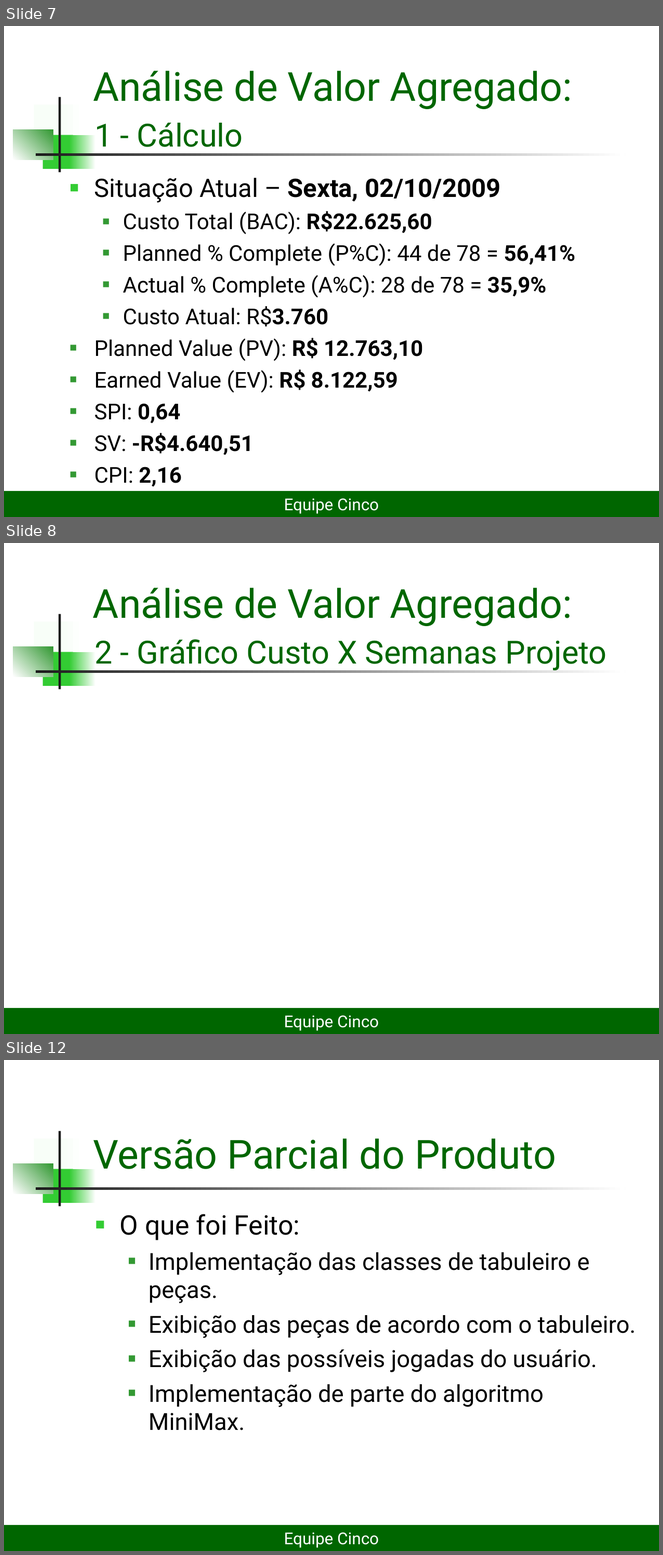
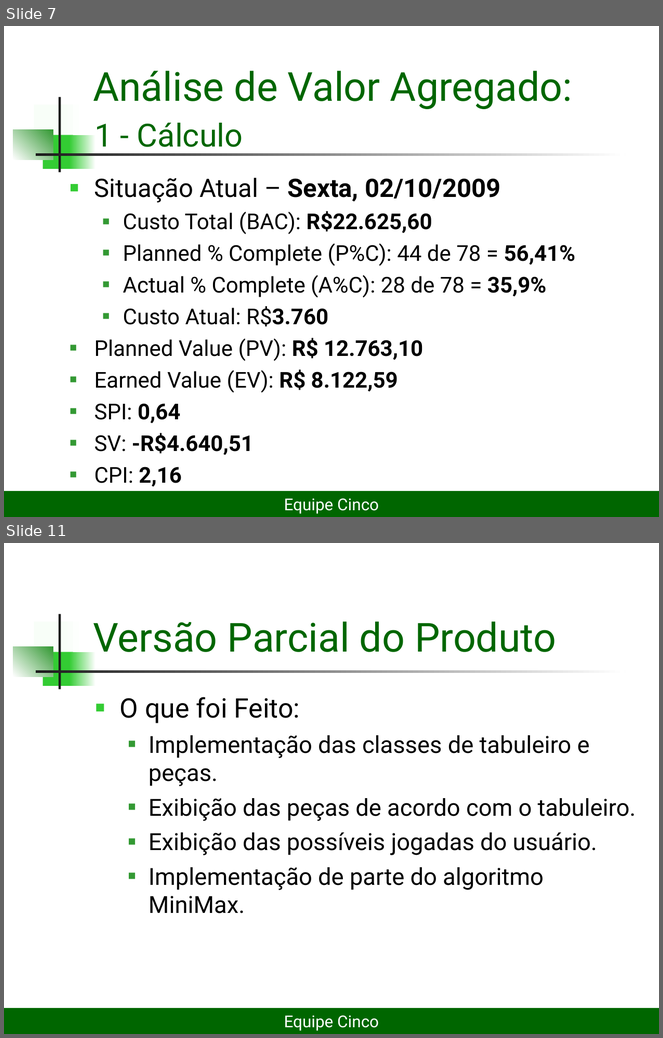
Before and after one commit to lDarthKill/xadrez-es2-compuff, a slide deck: Documentos/Projeto Xadrez2seminário.ppt. Shown one above the other, each under a label of ours: slides 7, 8 and 12 before the commit, slides 7 and 11 after it; the slides between them are not shown. The pictures are 663x1555 and 663x1038 pixels, drawn with LibreOffice and Linux fonts; fonts in the diff are those of the drawing. Boxes give left, top, right and bottom in pixels: in the first picture for what was removed or moved away, otherwise in the second. Text is boxed around its words. In the diff, an @@ line names an element or a change of style, - is before the commit and + after.

```diff
--- a/Documentos/Projeto Xadrez2seminário.ppt
+++ b/Documentos/Projeto Xadrez2seminário.ppt
@@ slide 8 removed at [4, 543, 659, 1034], background #FFFFFF; not listed: 7 template elements that a slide beside it also shows @@
@@ text removed at [93, 588, 573, 626] @@
-Análise de Valor Agregado:
@@ text removed at [94, 639, 607, 671] @@
-2 - Gráfico Custo X Semanas Projeto
@@ rectangle removed at [4, 1008, 659, 1034] @@
-Equipe Cinco
@@ what was slide 12 is now slide 11 @@
```
Also in this commit, not shown: 5 slides changed, 1 slide added, 2 other slides removed.
